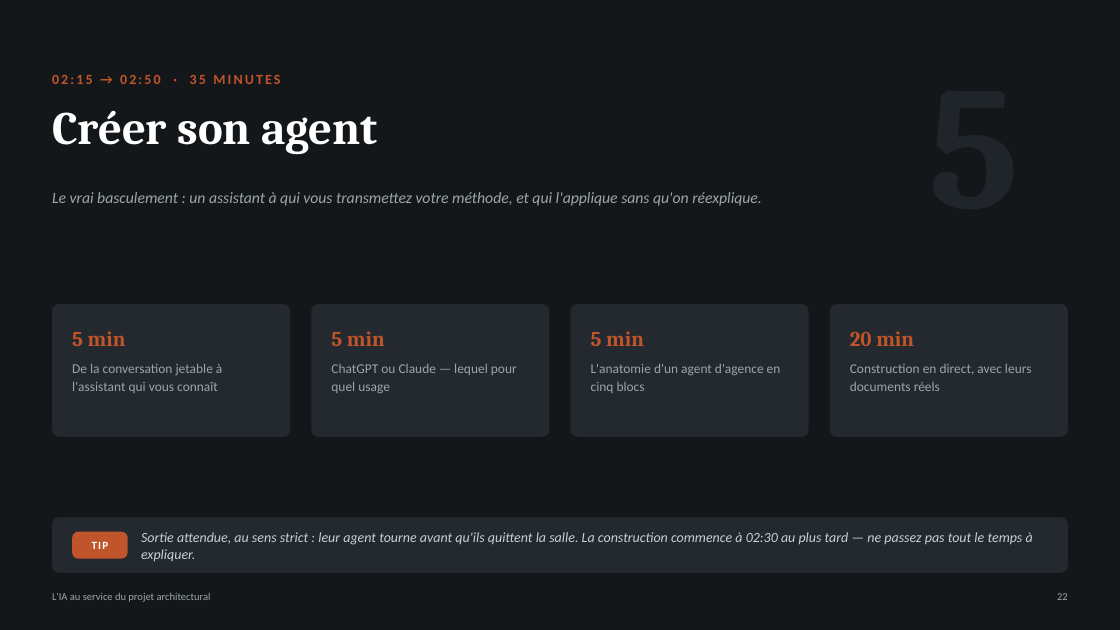
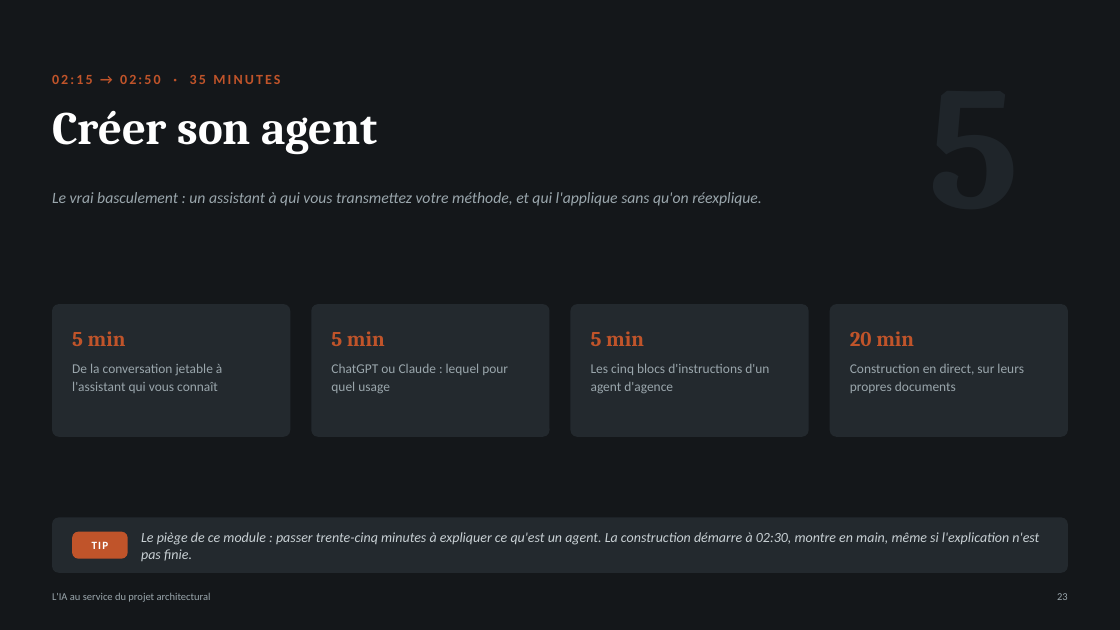
Before and after one commit to ancaagency/page-de-vente-Alba, a slide deck: slide 23 of formation-ia-architectes/formation-ia-architectes.pptx (slide 22 before the commit). Drawn at 1120x630 pixels with LibreOffice and Linux fonts; fonts in the diff are those of the drawing. Boxes give left, top, right and bottom in pixels: in the first picture for what was removed or moved away, otherwise in the second. Text is boxed around its words. In the diff, an @@ line names an element or a change of style, - is before the commit and + after.

```diff
--- a/formation-ia-architectes/formation-ia-architectes.pptx
+++ b/formation-ia-architectes/formation-ia-architectes.pptx
@@ text at (331, 363, 508, 393): text changed @@
-ChatGPT ou Claude — lequel pour quel usage
+ChatGPT ou Claude : lequel pour quel usage
@@ text at (591, 363, 769, 393): text changed @@
-L'anatomie d'un agent d'agence en cinq blocs
+Les cinq blocs d'instructions d'un agent d'agence
@@ text at (850, 364, 1024, 393): text changed @@
-Construction en direct, avec leurs documents réels
+Construction en direct, sur leurs propres documents
@@ text at (141, 532, 1039, 561): text changed @@
-Sortie attendue, au sens strict : leur agent tourne avant qu'ils quittent la salle. La construction commence à 02:30 au plus tard — ne passez pas tout le temps à expliquer.
+Le piège de ce module : passer trente-cinq minutes à expliquer ce qu'est un agent. La construction démarre à 02:30, montre en main, même si l'explication n'est pas finie.
```
Also in this commit, not shown: 25 other slides changed, 1 slide added, 3 other files.
